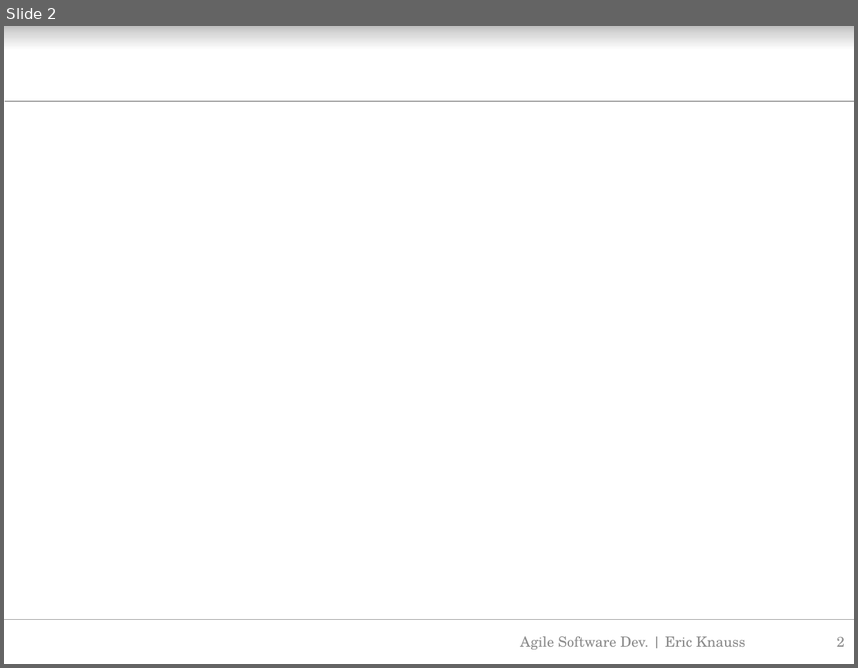
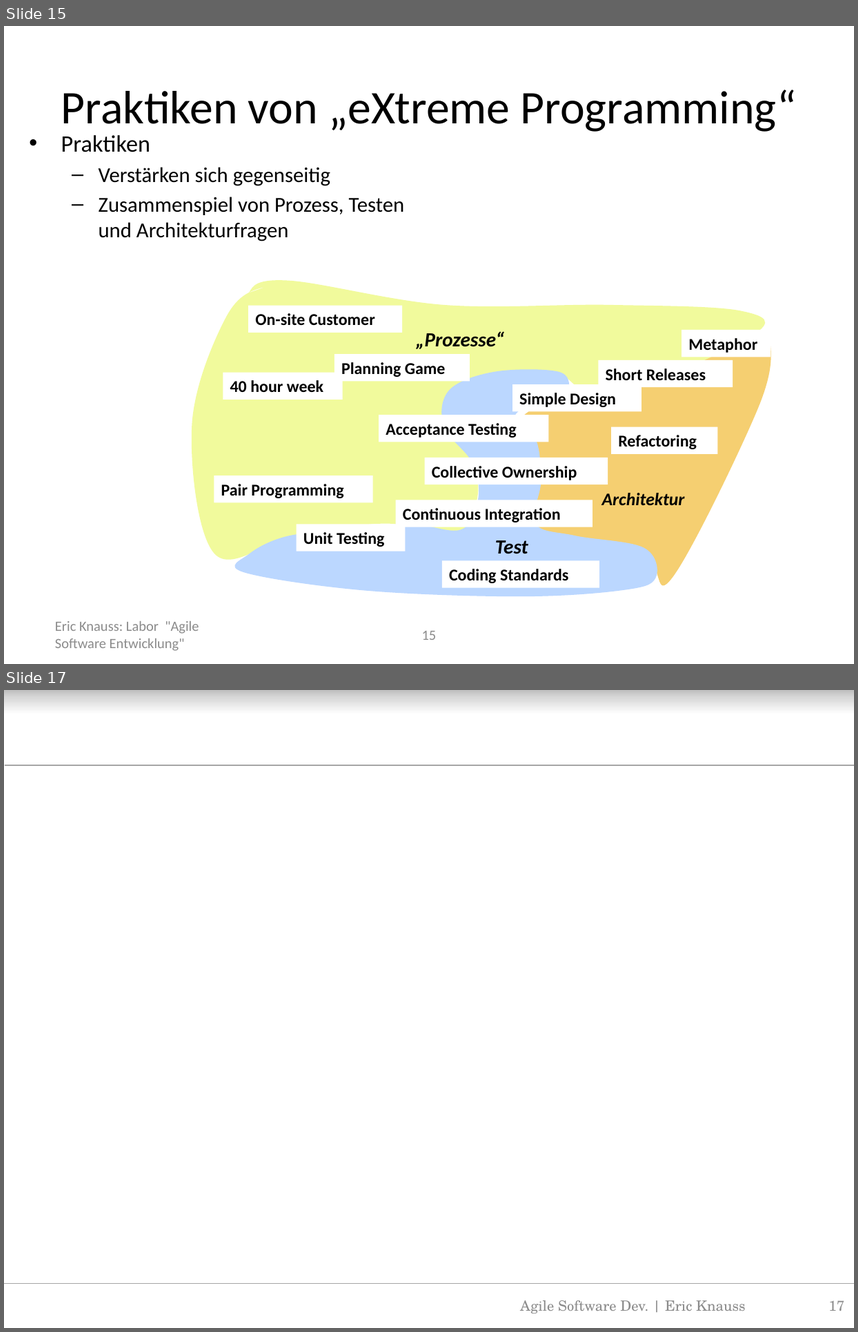
Before and after one commit to oerich/EDA397, a slide deck: Slides/src/agile-dev-processes-8-agile-vs-plan-driven.pptx. Shown one above the other, each under a label of ours: slide 2 before the commit, slides 15 and 17 after it; the slides between them are not shown. The pictures are 858x668 and 858x1332 pixels, drawn with LibreOffice and Linux fonts; fonts in the diff are those of the drawing; background and template pictures are left out. Boxes give left, top, right and bottom in pixels: in the first picture for what was removed or moved away, otherwise in the second. Text is boxed around its words. In the diff, an @@ line names an element or a change of style, - is before the commit and + after.

```diff
--- a/Slides/src/agile-dev-processes-8-agile-vs-plan-driven.pptx
+++ b/Slides/src/agile-dev-processes-8-agile-vs-plan-driven.pptx
@@ slide 15 added at (4, 26, 854, 664), background #FFFFFF @@
@@ title added at (61, 89, 797, 132), 39.6 pt, text #000000 @@
+Praktiken von „eXtreme Programming“
@@ text added at (61, 135, 405, 241), 18 pt, text #000000 @@
+• Praktiken
+  – Verstärken sich gegenseitig
+  – Zusammenspiel von Prozess, Testen und Architekturfragen
@@ freeform shape added at (190, 279, 775, 572), fill #F1FA9C @@
@@ rectangle added at (249, 305, 403, 332), fill #FFFFFF, 14 pt, text #000000, bold @@
+On-site Customer
@@ text added at (416, 331, 505, 349), 17 pt, text #000000, bold, italic @@
+„Prozesse“
@@ freeform shape added at (501, 329, 775, 601), fill #F5CF71 @@
@@ rectangle added at (682, 330, 771, 357), fill #FFFFFF, 14 pt, text #000000, bold @@
+Metaphor
@@ rectangle added at (335, 354, 470, 381), fill #FFFFFF, 14 pt, text #000000, bold @@
+Planning Game
@@ rectangle added at (223, 372, 343, 399), fill #FFFFFF, 14 pt, text #000000, bold @@
+40 hour week
@@ freeform shape added at (224, 368, 660, 597), fill #BBD7FF @@
@@ rectangle added at (598, 360, 733, 388), fill #FFFFFF, 14 pt, text #000000, bold @@
+Short Releases
@@ rectangle added at (513, 384, 642, 411), fill #FFFFFF, 14 pt, text #000000, bold @@
+Simple Design
@@ rectangle added at (379, 414, 549, 441), fill #FFFFFF, 14 pt, text #000000, bold @@
+Acceptance Testing
@@ rectangle added at (611, 426, 717, 454), fill #FFFFFF, 14 pt, text #000000, bold @@
+Refactoring
@@ rectangle added at (425, 457, 608, 484), fill #FFFFFF, 14 pt, text #000000, bold @@
+Collective Ownership
@@ rectangle added at (214, 474, 373, 502), fill #FFFFFF, 14 pt, text #000000, bold @@
+Pair Programming
@@ rectangle added at (396, 499, 593, 527), fill #FFFFFF, 14 pt, text #000000, bold @@
+Continuous Integration
@@ text added at (602, 492, 685, 505), 15 pt, text #000000, bold, italic @@
+Architektur
@@ rectangle added at (297, 524, 406, 551), fill #FFFFFF, 14 pt, text #000000, bold @@
+Unit Testing
@@ text added at (495, 540, 528, 554), 17 pt, text #000000, bold, italic @@
+Test
@@ rectangle added at (441, 560, 599, 587), fill #FFFFFF, 14 pt, text #000000, bold @@
+Coding Standards
@@ text added at (55, 621, 199, 650), 12 pt, text #8C8C8C @@
+Eric Knauss: Labor "Agile Software Entwicklung"
@@ page number added at (422, 630, 437, 639), 12 pt, text #8C8C8C @@
+15
@@ what was slide 2 is now slide 17 @@
@@ page number at (829, 1300, 844, 1310): text changed @@
-2
+17
```
Also in this commit, not shown: 1 slide changed, 28 other slides added, 2 other files.
